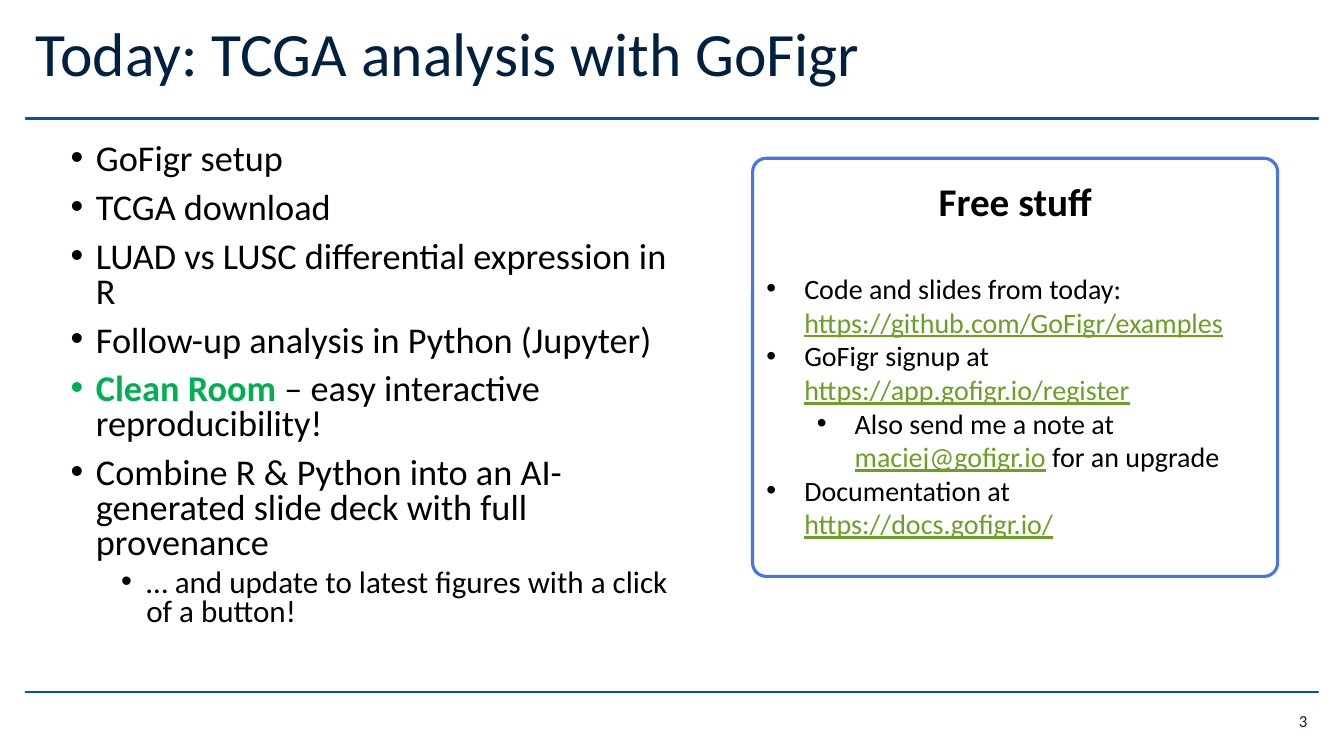
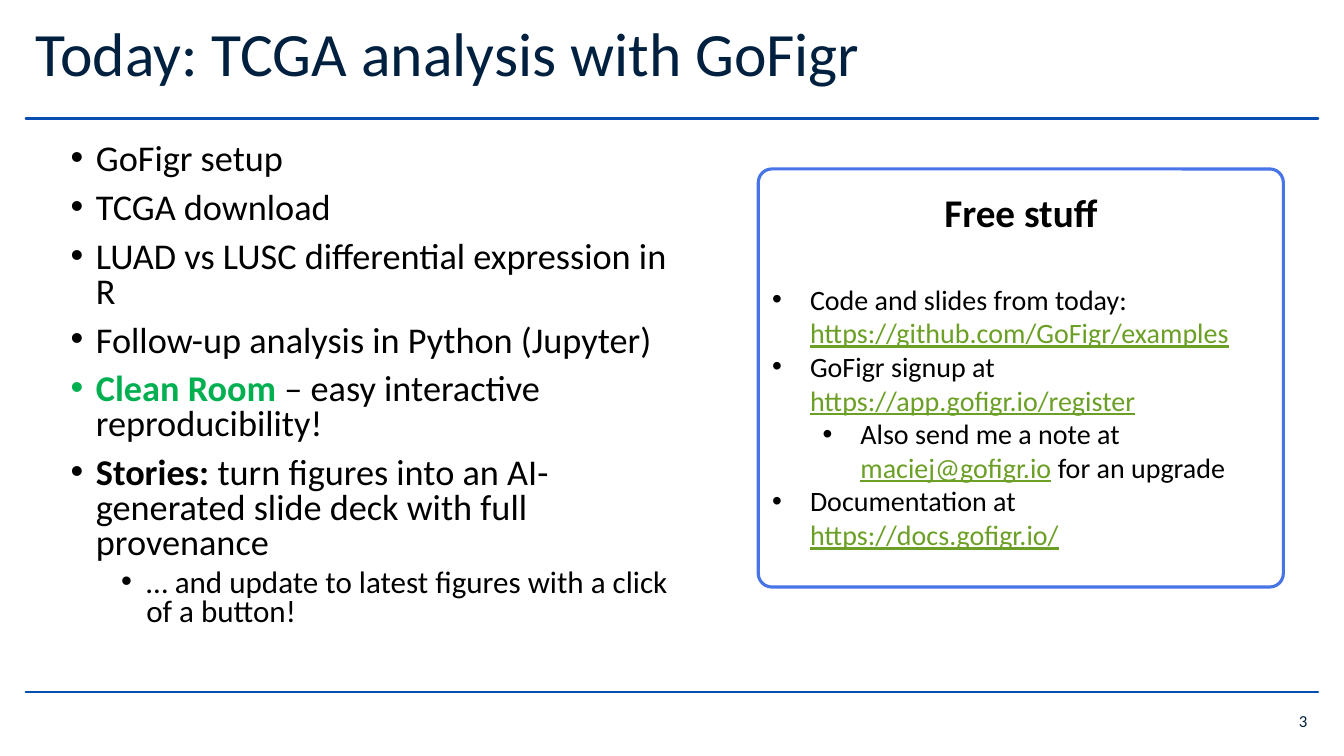
Before and after one commit to GoFigr/examples, a slide deck: slide 3 of webinar_2026_04_08/GoFigr Webinar - April 8, 2026.pptx. Drawn at 1344x756 pixels with LibreOffice and Linux fonts; fonts in the diff are those of the drawing; background and template pictures are left out. Boxes give left, top, right and bottom in pixels: in the first picture for what was removed or moved away, otherwise in the second. Text is boxed around its words. In the diff, an @@ line names an element or a change of style, - is before the commit and + after.

```diff
--- a/webinar_2026_04_08/GoFigr Webinar - April 8, 2026.pptx
+++ b/webinar_2026_04_08/GoFigr Webinar - April 8, 2026.pptx
@@ rounded rectangle "Free stuff": place and size @@
-rounded rectangle "Free stuff" at bbox=[753, 158, 1278, 577]
+rounded rectangle "Free stuff" at bbox=[758, 169, 1284, 588]
@@ text at bbox=[96, 459, 548, 561]: text changed @@
-• Combine R & Python into an AI-generated slide deck with full provenance
+• Stories: turn figures into an AI-generated slide deck with full provenance
```
Also in this commit, not shown: 1 other slide changed, 3 other files.
